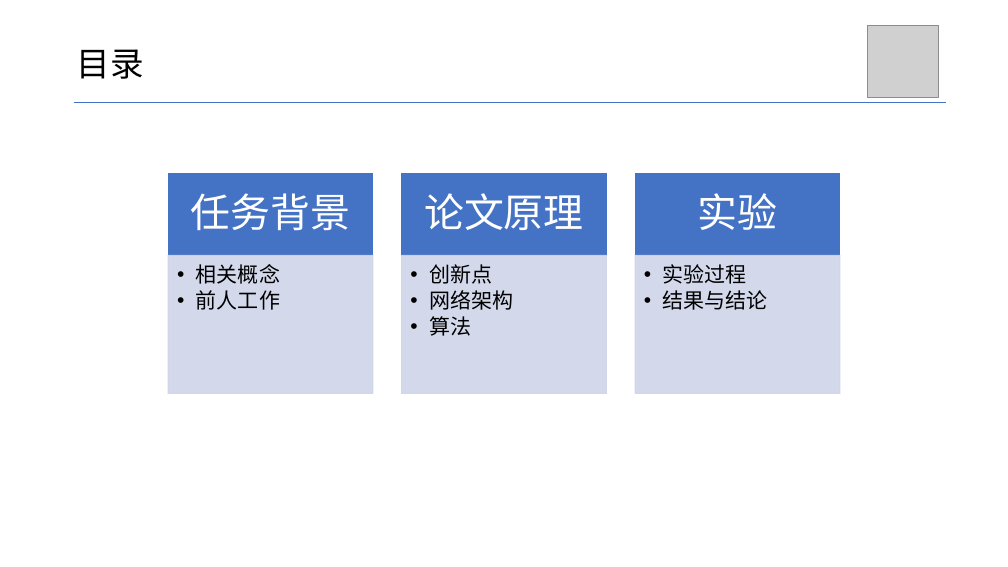
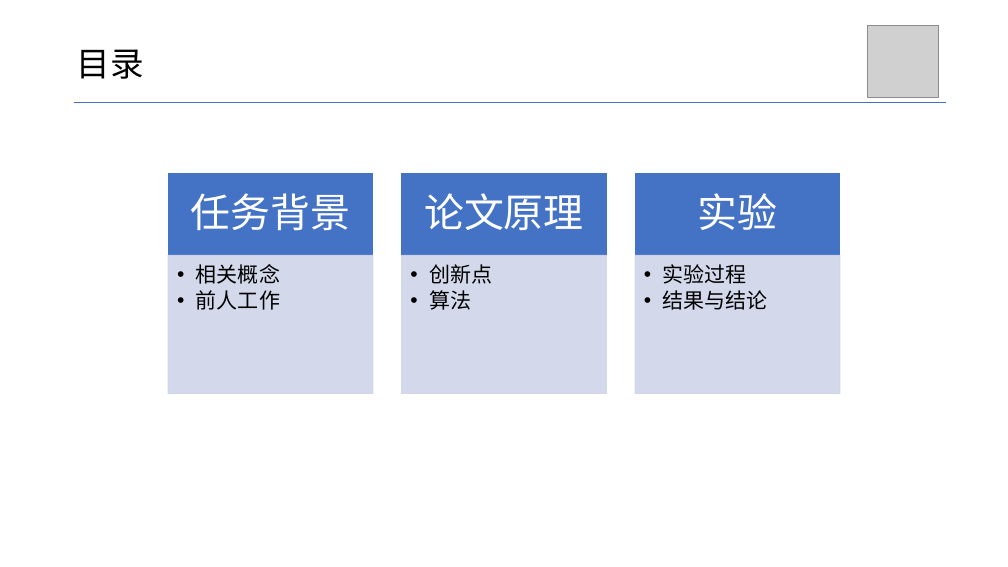
Before and after one commit to Grimm114514/cv-homework, a slide deck: slide 2 of 文献阅读/张宗桪-.pptx. Drawn at 1008x567 pixels with LibreOffice and Linux fonts; fonts in the diff are those of the drawing; grey boxes stand for pictures. Boxes give left, top, right and bottom in pixels: in the first picture for what was removed or moved away, otherwise in the second. Text is boxed around its words. In the diff, an @@ line names an element or a change of style, - is before the commit and + after.

```diff
--- a/文献阅读/张宗桪-.pptx
+++ b/文献阅读/张宗桪-.pptx
@@ text at (429, 290, 513, 310): paragraph removed @@
-  • 网络架构
```
Also in this commit, not shown: 1 other slide changed, 15 slides added, 1 slide removed, 17 other files.
